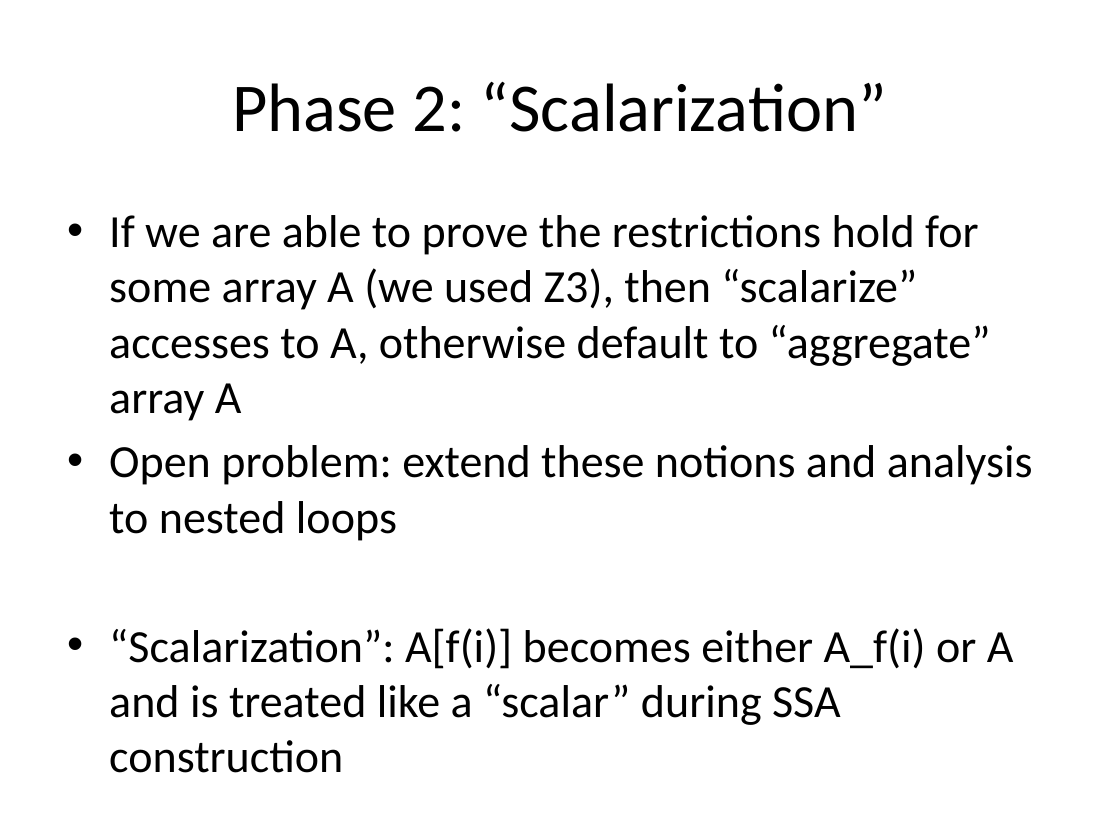
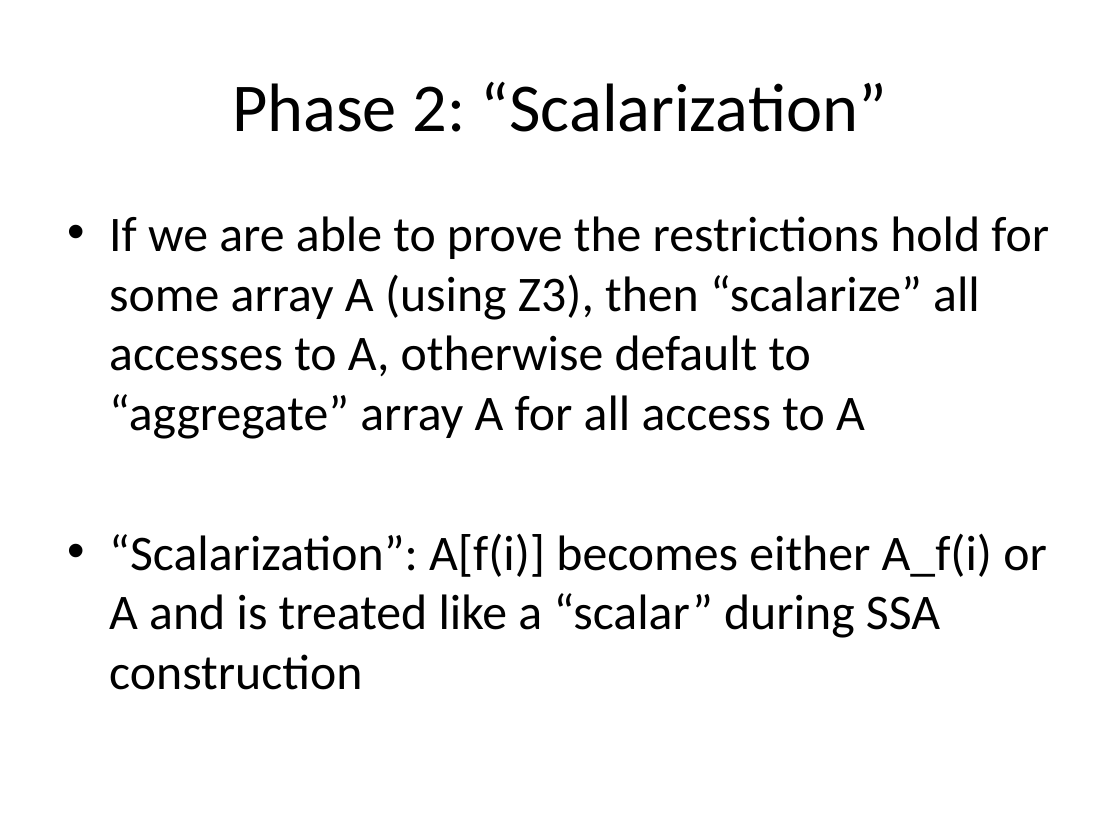
Before and after one commit to milana2/ParallelizationForMPC, a slide deck: slide 20 of MPC_Compiler_Misc_Notes.pptx (slide 15 before the commit). Drawn at 1120x840 pixels with LibreOffice and Linux fonts; fonts in the diff are those of the drawing. Boxes give left, top, right and bottom in pixels: in the first picture for what was removed or moved away, otherwise in the second. Text is boxed around its words. In the diff, an @@ line names an element or a change of style, - is before the commit and + after.

```diff
--- a/MPC_Compiler_Misc_Notes.pptx
+++ b/MPC_Compiler_Misc_Notes.pptx
@@ text at bbox=[109, 216, 1049, 439]: text changed; size 29.6 to 32 pt @@
-• If we are able to prove the restrictions hold for some array A (we used Z3), then “scalarize” accesses to A, otherwise default to “aggregate” array A
-• Open problem: extend these notions and analysis to nested loops
+• If we are able to prove the restrictions hold for some array A (using Z3), then “scalarize” all accesses to A, otherwise default to “aggregate” array A for all access to A
@@ text at bbox=[109, 533, 1047, 690]: size 29.6 to 32 pt in "“Scalarization”: A[f(i)] becomes either A_f(i) or A ..." @@
```
Also in this commit, not shown: 5 other slides changed, 7 slides added.
